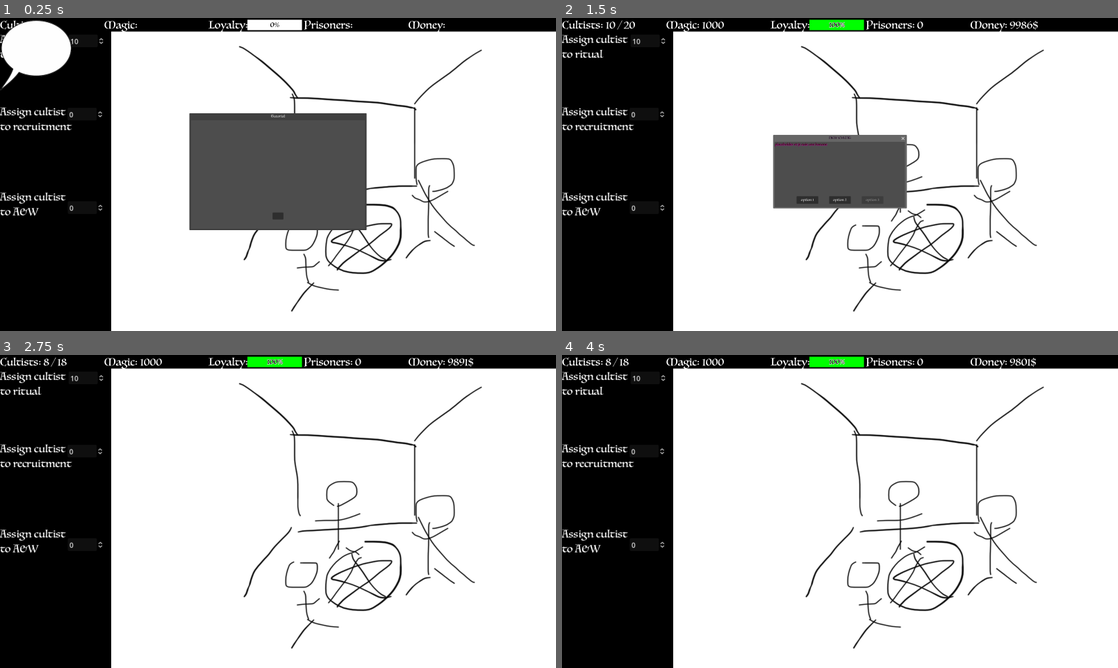
Above: before the commit, frames 1-4 (two rows, left to right).
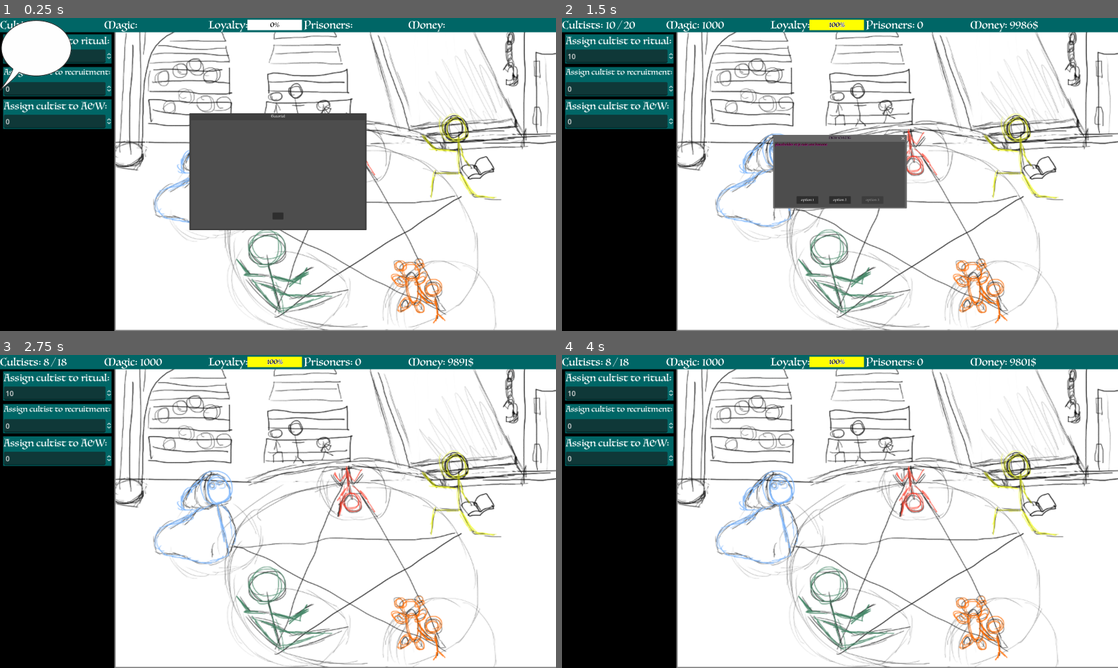
Above: after the commit, the same moments.

Repository: ShroomySquid/Ludum_Dare
Game: Godot game, scene res://node_2d.tscn
The game is run twice, just before and just after one commit, with the same random seed, the same clock (stepped at 60 frames per second) and the same inputs.
Inputs (mouse positions are in pixels of both pictures, inside the frame that each line leads up to):
- Up to frame 1 (0.25 s): no input
- Up to frame 2 (1.5 s): click (600, 55) at 0.5 s; click (840, 215) at 1.25 s
- Up to frame 3 (2.75 s): click "option 1" at 2 s
- Up to frame 4 (4 s): no input

The runs differ from the first frame. In frame 1, 21% of the frame differs, in the area x 0-100%, y 0-100%; in frame 2, 24%; in frame 3, 25%; in frame 4, 25%.

Commit message:
ui changes

Diff:
--- a/ui_prototype/Control.gd
+++ b/ui_prototype/Control.gd
@@ -36,10 +36,6 @@
 	$Job_Send.value = cultists_in_job
 
 func pauseMenu():
-	if in_intro:
-		is_paused = true
-		Engine.time_scale = 0
-		pass
 	if is_paused:
 		is_paused = false
 		Engine.time_scale = 1
--- a/ui_prototype/ui.tscn
+++ b/ui_prototype/ui.tscn
@@ -10,7 +10,7 @@
 bg_color = Color(1, 1, 1, 1)
 
 [sub_resource type="StyleBoxFlat" id="StyleBoxFlat_g2tvy"]
-bg_color = Color(0, 1, 0, 1)
+bg_color = Color(1, 1, 0, 1)
 
 [sub_resource type="LabelSettings" id="LabelSettings_srj8g"]
 line_spacing = 1.0
@@ -22,6 +22,11 @@
 offset_right = 2560.0
 offset_bottom = 1440.0
 script = ExtResource("1_vbxgf")
+
+[node name="ColorRect4" type="ColorRect" parent="."]
+custom_minimum_size = Vector2(2600, 65)
+layout_mode = 0
+color = Color(0, 0.4, 0.4, 1)
 
 [node name="cultist_label" type="Label" parent="."]
 clip_contents = true
@@ -86,59 +91,83 @@
 text = "Money:"
 label_settings = SubResource("LabelSettings_l3ewh")
 
+[node name="ColorRect" type="ColorRect" parent="."]
+layout_mode = 0
+offset_left = 14.0
+offset_top = 75.0
+offset_right = 514.0
+offset_bottom = 210.0
+color = Color(0, 0.4, 0.4, 1)
+
 [node name="Cultist_Send_Label" type="Label" parent="."]
 layout_mode = 0
-offset_top = 67.0
-offset_right = 152.0
-offset_bottom = 136.0
-scale = Vector2(2, 2)
+offset_left = 18.0
+offset_top = 75.0
+offset_right = 274.0
+offset_bottom = 108.0
+scale = Vector2(1.9, 1.9)
 theme_override_fonts/font = ExtResource("2_a410q")
-text = "Assign cultist
-to ritual"
+text = "Assign cultist to ritual:"
 label_settings = SubResource("LabelSettings_srj8g")
 
 [node name="Cultist_Send" type="SpinBox" parent="."]
 layout_mode = 0
-offset_left = 316.0
-offset_top = 76.0
-offset_right = 399.062
-offset_bottom = 107.0
+offset_left = 18.0
+offset_top = 145.0
+offset_right = 268.0
+offset_bottom = 176.0
 scale = Vector2(2, 2)
+
+[node name="ColorRect2" type="ColorRect" parent="."]
+layout_mode = 0
+offset_left = 14.0
+offset_top = 225.0
+offset_right = 514.0
+offset_bottom = 360.0
+color = Color(0, 0.4, 0.4, 1)
 
 [node name="Recruitment_Send_Label" type="Label" parent="."]
 layout_mode = 0
-offset_top = 400.0
-offset_right = 168.0
-offset_bottom = 469.0
-scale = Vector2(2, 2)
+offset_left = 18.0
+offset_top = 225.0
+offset_right = 345.0
+offset_bottom = 258.0
+scale = Vector2(1.5, 1.5)
 theme_override_fonts/font = ExtResource("2_a410q")
-text = "Assign cultist
-to recruitment"
+text = "Assign cultist to recruitment:"
 label_settings = SubResource("LabelSettings_srj8g")
 
 [node name="Recruitment_Send" type="SpinBox" parent="."]
 layout_mode = 0
-offset_left = 311.0
-offset_top = 413.0
-offset_right = 394.062
-offset_bottom = 444.0
+offset_left = 18.0
+offset_top = 295.0
+offset_right = 268.0
+offset_bottom = 326.0
 scale = Vector2(2, 2)
+
+[node name="ColorRect3" type="ColorRect" parent="."]
+layout_mode = 0
+offset_left = 14.0
+offset_top = 375.0
+offset_right = 514.0
+offset_bottom = 510.0
+color = Color(0, 0.4, 0.4, 1)
 
 [node name="Job_Send_Label" type="Label" parent="."]
 layout_mode = 0
-offset_top = 792.0
-offset_right = 168.0
-offset_bottom = 861.0
-scale = Vector2(2, 2)
+offset_left = 18.0
+offset_top = 375.0
+offset_right = 267.0
+offset_bottom = 408.0
+scale = Vector2(1.9, 1.9)
 theme_override_fonts/font = ExtResource("2_a410q")
-text = "Assign cultist
-to A&W"
+text = "Assign cultist to A&W:"
 label_settings = SubResource("LabelSettings_srj8g")
 
 [node name="Job_Send" type="SpinBox" parent="."]
 layout_mode = 0
-offset_left = 312.0
-offset_top = 843.0
-offset_right = 395.062
-offset_bottom = 874.0
+offset_left = 18.0
+offset_top = 445.0
+offset_right = 268.0
+offset_bottom = 476.0
 scale = Vector2(2, 2)
--- a/ui_prototype/view.tscn
+++ b/ui_prototype/view.tscn
@@ -3,7 +3,7 @@
 [ext_resource type="Texture2D" uid="uid://db7ba6ox51omc" path="res://background2.png" id="1_1a4cn"]
 
 [node name="View" type="Node2D"]
-position = Vector2(256, 64)
+position = Vector2(258, 64)
 
 [node name="ParallaxBackground" type="ParallaxBackground" parent="."]
 
Binary file changed: ui_prototype/background2.png
Not shown, changed: .DS_Store
Not shown, changed: ui_prototype/.DS_Store
Not shown, added: ui_prototype/background2.png~
